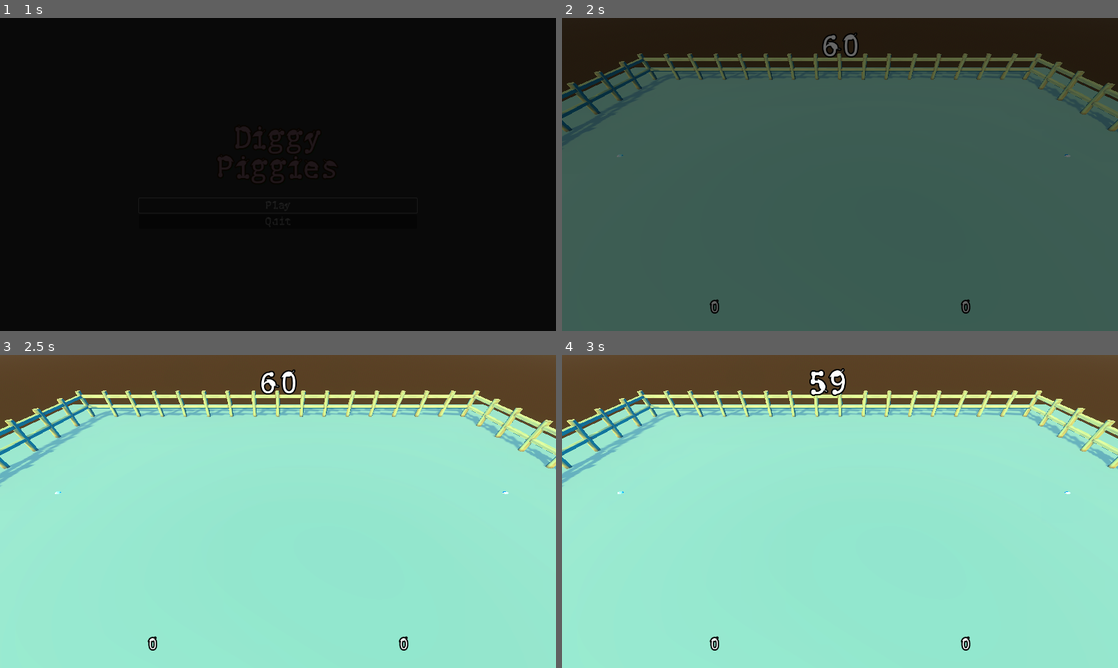
Above: before the commit, frames 1-4 (two rows, left to right).
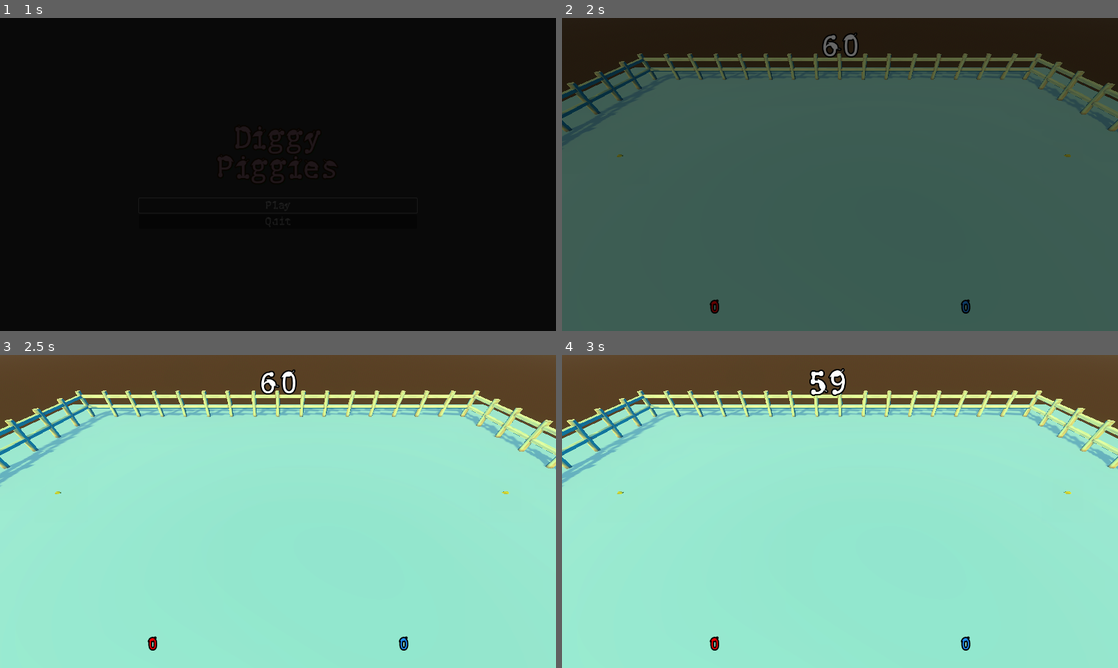
Above: after the commit, the same moments.

Repository: 80hdgames/GGJ-2023
Game: Godot game, scene res://Scenes/Start.tscn
Two runs of this game, one before a commit and one after it. Both use one fixed random seed, a clock stepped at 60 frames per second and the inputs below.
Inputs (mouse positions are in pixels of both pictures, inside the frame that each line leads up to):
- Up to frame 1 (1 s): click "Play" at 0.5 s
- Up to frame 2 (2 s): tap Enter (ui_accept) at 1.25, 1.52 s; move the mouse to (962, 158) at 1.27 s; hold D (desktop1_right) from 1.28 s (still down); tap Shift (desktop1_boost) at 1.35 s; click (962, 158) at 1.42 s
- Up to frame 3 (2.5 s): move the mouse to (166, 527) at 2.02 s; release D (desktop1_right) at 2.03 s; hold S (desktop1_down) from 2.03 s (still down); tap Down (desktop2_down) at 2.1 s; tap Enter (ui_accept) at 2.27 s
- Up to frame 4 (3 s): tap Enter (ui_accept) at 2.75 s; move the mouse to (895, 442) at 2.77 s; release S (desktop1_down) at 2.78 s; hold D (desktop1_right) from 2.78 s (still down); hold Left (desktop2_left) from 2.78 s (still down)

Frame 1 is identical in both runs. In frame 2, less than 0.1% of the frame differs, in the area x 9-94%, y 30-94%; in frame 3, less than 0.1%; in frame 4, less than 0.1%, in the area x 9-99%, y 11-94%.

Commit message:
Player HUD coloring
-updated player color values in Constants.gd
-Player HUDs now tint based on index

Diff:
--- a/GGJ-2023-Project/Scripts/Constants.gd
+++ b/GGJ-2023-Project/Scripts/Constants.gd
@@ -12,10 +12,11 @@
 
 const PLAYER_COLORS :Array[Color] = [
 	Color.RED,
-	Color.BLUE,
-	Color.DARK_GREEN,
+	Color.DODGER_BLUE,
+	Color.GREEN,
 	Color.YELLOW,
 	Color.PURPLE,
 	Color.CYAN,
-	Color.MAGENTA
+	Color.WHITE,
+	Color.CHOCOLATE
 ]
--- a/GGJ-2023-Project/Scripts/UI/HUDGame.gd
+++ b/GGJ-2023-Project/Scripts/UI/HUDGame.gd
@@ -2,6 +2,7 @@
 
 const SoundType = SfxManager.SoundType
 const PLAYER_NODE_GROUP = Constants.PLAYER_NODE_GROUP
+const PLAYER_COLORS = Constants.PLAYER_COLORS
 const HUD_PLAYER = preload("res://Scenes/Prefabs/UI/HUDPlayer.tscn")
 
 var playerHudLookup :Dictionary = {}
@@ -17,12 +18,15 @@
 
 func _setup_huds():
 	var players :Array = get_tree().get_nodes_in_group(PLAYER_NODE_GROUP)
+	var i :int = 0
 	for player in players:
 		assert(player is CharacterBody3D)
 		var hud = HUD_PLAYER.instantiate()
+		hud.set_color(PLAYER_COLORS[wrapi(i, 0, PLAYER_COLORS.size())])
 		playerHudLookup[player] = hud
 		hudParent.add_child(hud, true)
 		assert(hud is HUDPlayer)
+		i += 1
 
 
 func add_points(player :CharacterBody3D, amount :int):
--- a/GGJ-2023-Project/Scripts/UI/HUDPlayer.gd
+++ b/GGJ-2023-Project/Scripts/UI/HUDPlayer.gd
@@ -4,6 +4,10 @@
 @onready var pointsLabel :Label = $Label
 
 
+func set_color(c :Color):
+	modulate = c
+
+
 func add_points(amount :int):
 	_points += amount
 	pointsLabel.text = str(_points)
